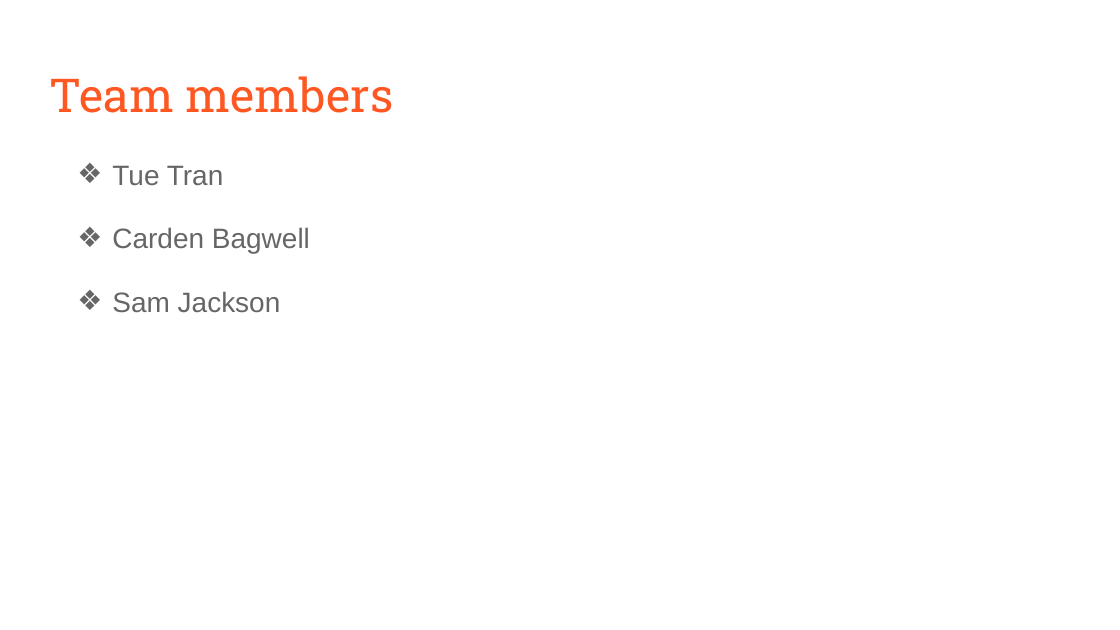
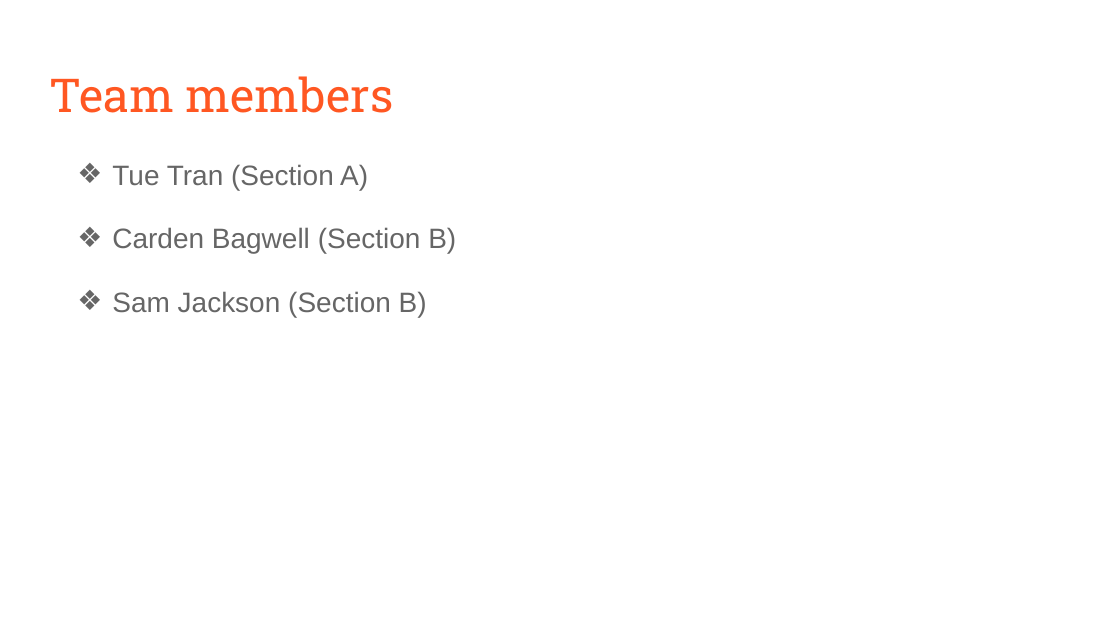
Before and after one commit to CardenB/gesture_remote, a slide deck: slide 2 of Gesture Remote Control.pptx. Drawn at 1120x630 pixels with LibreOffice and Linux fonts; fonts in the diff are those of the drawing. Boxes give left, top, right and bottom in pixels: in the first picture for what was removed or moved away, otherwise in the second. Text is boxed around its words. In the diff, an @@ line names an element or a change of style, - is before the commit and + after.

```diff
--- a/Gesture Remote Control.pptx
+++ b/Gesture Remote Control.pptx
@@ text at bbox=[112, 164, 456, 317]: text changed @@
-❖ Tue Tran
-❖ Carden Bagwell
-❖ Sam Jackson
+❖ Tue Tran (Section A)
+❖ Carden Bagwell (Section B)
+❖ Sam Jackson (Section B)
```
Also in this commit, not shown: 3 other slides changed, 1 slide added, 1 slide removed, 1 other file.
